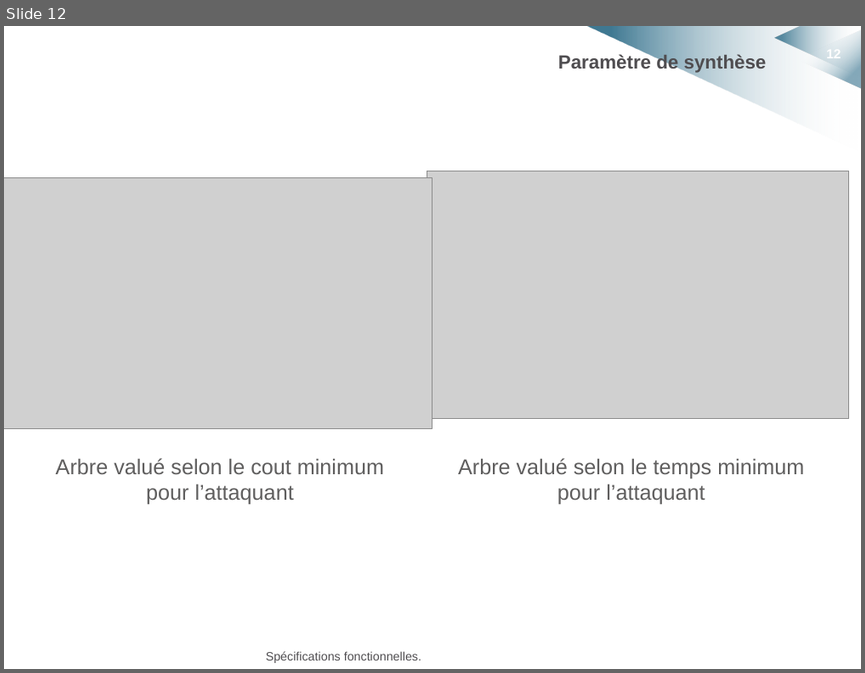
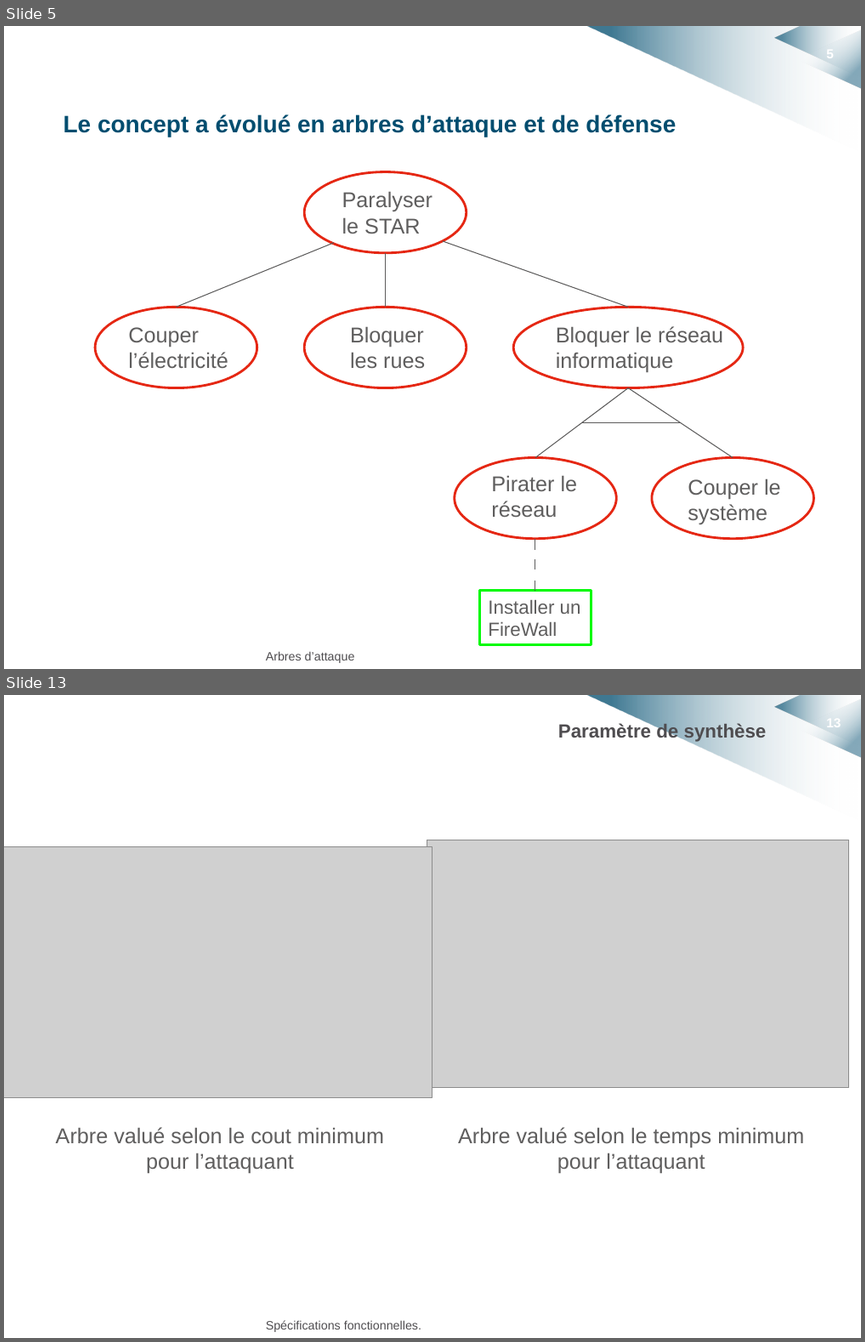
Before and after one commit to HKervadec/korrigolo, a slide deck: soutenances/projet_decembre/soutenance_projet_decembre.pptx. Shown one above the other, each under a label of ours: slide 12 before the commit, slides 5 and 13 after it; the slides between them are not shown. The pictures are 865x673 and 865x1342 pixels, drawn with LibreOffice and Linux fonts; fonts in the diff are those of the drawing; grey boxes stand for pictures; background and template pictures are left out. Boxes give left, top, right and bottom in pixels: in the first picture for what was removed or moved away, otherwise in the second. Text is boxed around its words. In the diff, an @@ line names an element or a change of style, - is before the commit and + after.

```diff
--- a/soutenances/projet_decembre/soutenance_projet_decembre.pptx
+++ b/soutenances/projet_decembre/soutenance_projet_decembre.pptx
@@ slide 5 added at (x1=4, y1=26, x2=861, y2=669), background #FFFFFF; not listed: 4 template elements that a slide beside it also shows @@
@@ text added at (x1=64, y1=114, x2=676, y2=136), 20 pt, text #004D6F, bold @@
+Le concept a évolué en arbres d’attaque et de défense
@@ group added at (x1=95, y1=171, x2=814, y2=538): 6 ellipses, 6 texts, 6 lines @@
+Paralyser le STAR
+Couper l’électricité
+Bloquer les rues
+Bloquer le réseau informatique
+Pirater le réseau
+Couper le système
@@ rectangle added at (x1=479, y1=590, x2=590, y2=644), fill #FFFFFF, outline #00FA06 2 pt @@
@@ group added at (x1=488, y1=539, x2=581, y2=635): 3 lines, 1 text @@
+Installer un FireWall
@@ text added at (x1=266, y1=651, x2=355, y2=663), 10.2 pt, text #4F4D50 @@
+Arbres d’attaque
@@ what was slide 12 is now slide 13 @@
@@ page number at (x1=826, y1=715, x2=840, y2=730): text changed @@
-12
+13
```
Also in this commit, not shown: 16 slides changed, 5 other slides added, 4 slides removed, 3 other files.
